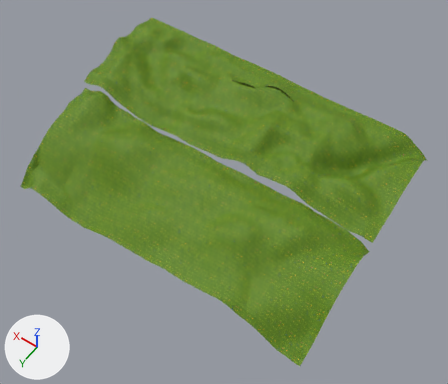
What one commit did to the OBJ model project/data/meshes/landscape_field/Hill.obj.
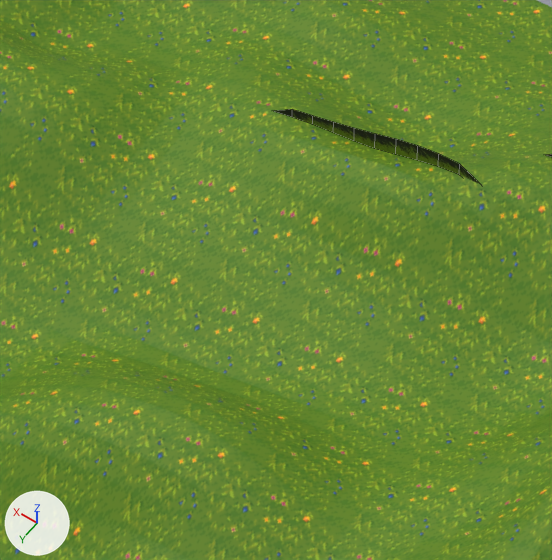
The first picture shows the older version from a 50 mm lens placed at (-841.0, 1522.0, 1530.0), pointed at (-70.0, 442.0, -168.0). The close-ups show both versions on the part from 44% to 59% of the width and 18% to 35% of the height of that picture; other places that the commit changed are outside them. Arrows for +X, +Y and +Z are at lower left; the lights stay in place. The close-ups show mesh edges as thin lines. Where no turn or scale is listed for an object, it has been applied to the vertices.

Objects in the first close-up: 'Grass.001_Grid.002', 'Landscape_Front_Grid.001'.
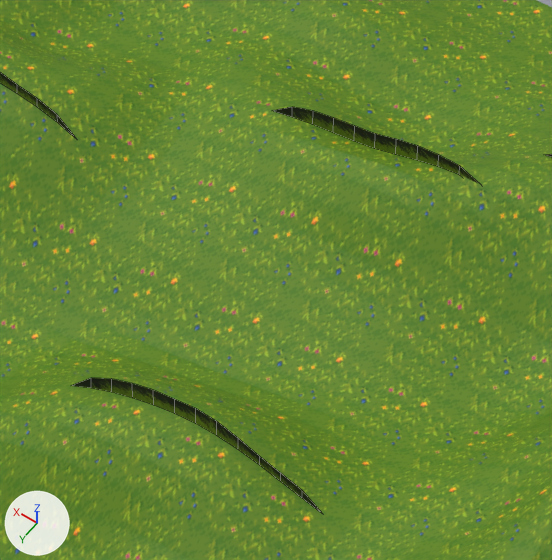
Edits to the bpy script that builds the scene:
```text
Change me_grass_001_grid_002:
    where me_grass_001_grid_002.from_pydata(...)  # 24 vertices, 12 faces; spans x -10.5..115.8, y 136.8, z 20.2..43.7
    used by ob_grass_001_grid_002; location = (0.0, 0.0, 0.0)
    me_grass_001_grid_002 part 1
    me_grass_001_grid_002.vertices[20].co: (73.7, 136.8, 35.7) -> (73.7, 136.8, 37.0)  # pixel (354, 128) -> pixel (354, 125)
    me_grass_001_grid_002.vertices[21].co: (84.2, 136.8, 33.6) -> (84.2, 136.8, 35.9)  # pixel (333, 122) -> pixel (333, 117)
    me_grass_001_grid_002.vertices[22].co: (94.7, 136.8, 31.7) -> (94.7, 136.8, 34.4)  # pixel (312, 115) -> pixel (313, 110)
    me_grass_001_grid_002.vertices[23].co: (105.3, 136.8, 29.8) -> (105.3, 136.8, 31.3)  # pixel (292, 109) -> pixel (292, 106)
Add me_grass_005_grid_007:
    me_grass_005_grid_007.from_pydata(...)  # 24 vertices, 12 faces; spans x -21.1..105.3, y 294.7, z -5.2..18.3
    me_grass_005_grid_007.materials.append(mat_grass_blades)  # picture img_grass_side_png
Add me_grass_002_grid_004:
    me_grass_002_grid_004.from_pydata(...)  # 24 vertices, 12 faces; spans x 178.9..305.3, y 189.5, z 12.4..37.3
    me_grass_002_grid_004.materials.append(mat_grass_blades)  # picture img_grass_side_png
Add ob_grass_005_grid_007:
    ob_grass_005_grid_007 = bpy.data.objects.new('Grass.005_Grid.007', me_grass_005_grid_007)
    ob_grass_005_grid_007.location = (0.0, 0.0, 0.0)
Add ob_grass_002_grid_004:
    ob_grass_002_grid_004 = bpy.data.objects.new('Grass.002_Grid.004', me_grass_002_grid_004)
    ob_grass_002_grid_004.location = (0.0, 0.0, 0.0)
```

What differs and where, as boxes [x1, y1, x2, y2] in the close-ups (552 x 560 px; the box of a moved part takes in the faces that stretch with it):
'Grass.005_Grid.007', added (green): after [71, 378, 323, 514]
'Grass.001_Grid.002', reshaped: before [273, 109, 480, 184]; after [272, 107, 480, 184]
'Grass.002_Grid.004', added (green): after [0, 72, 76, 138]
part 1 of me_grass_001_grid_002, moved or reshaped: before [273, 109, 375, 148]; after [272, 107, 375, 148]
